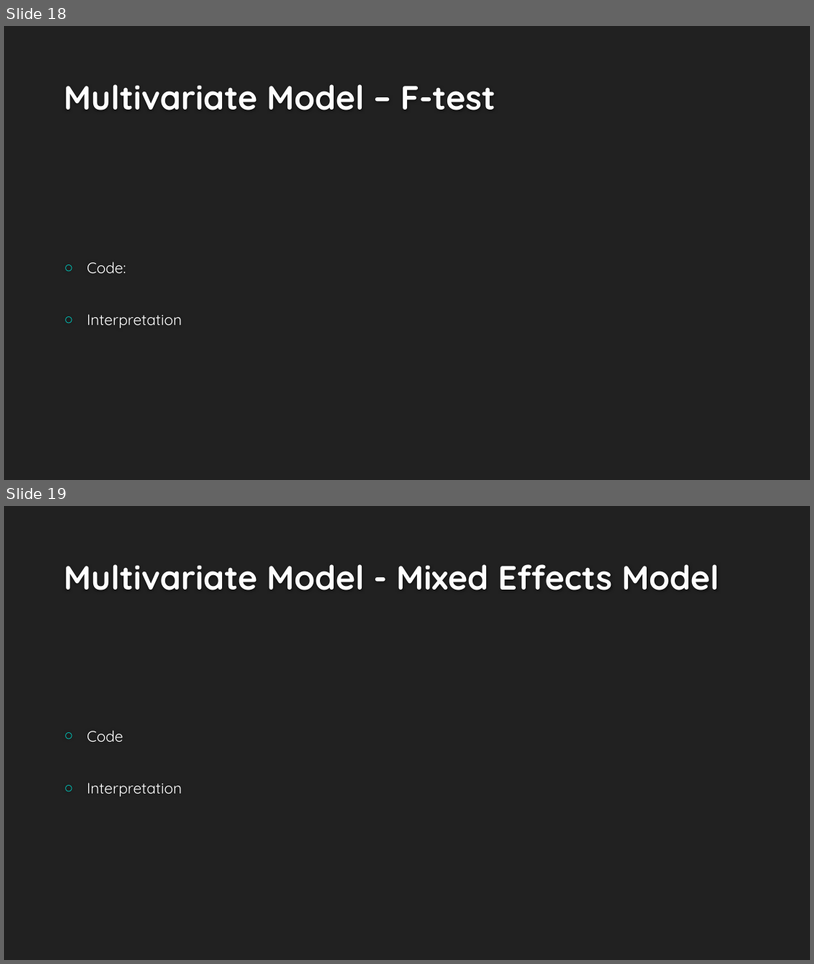
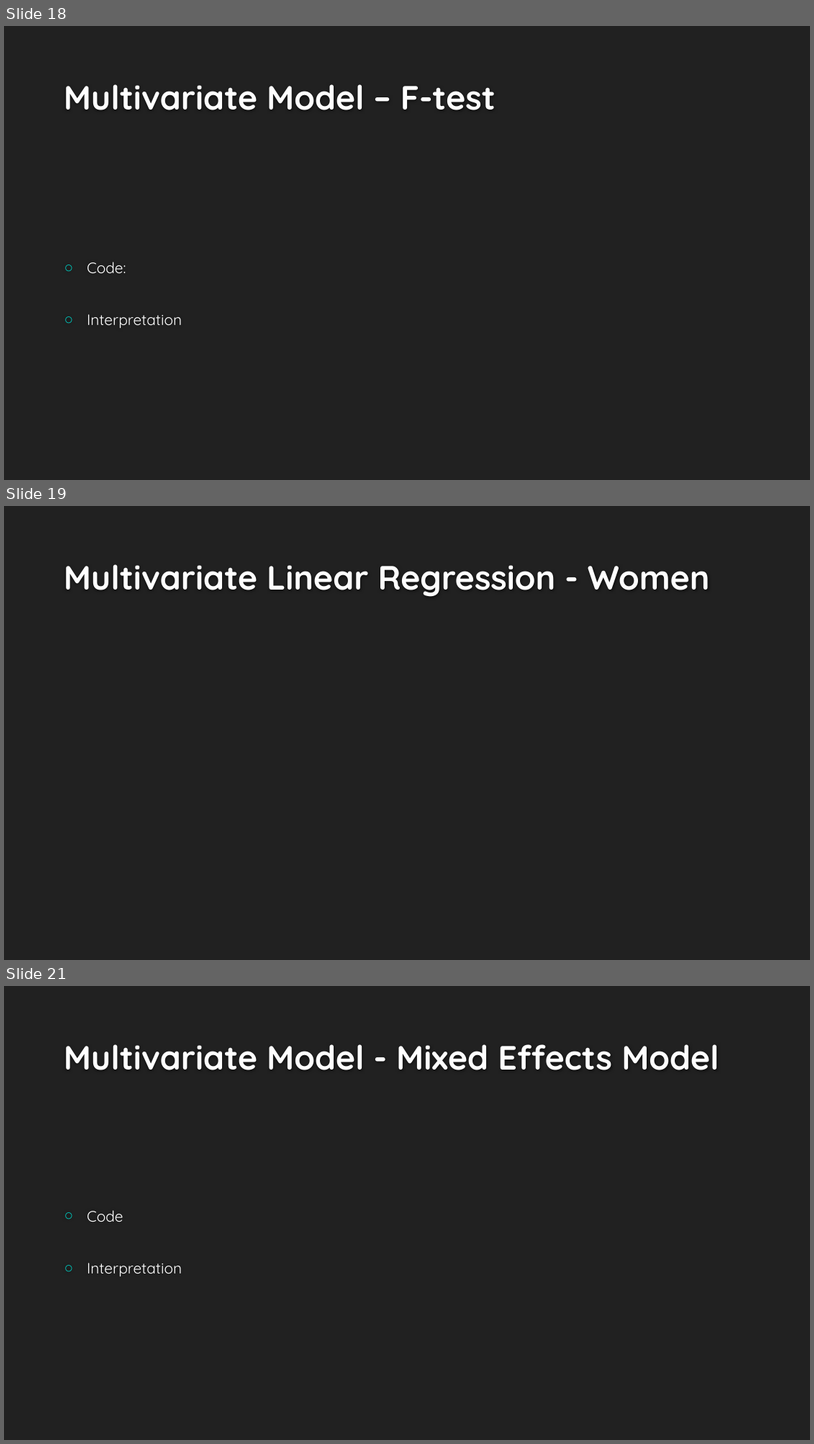
Before and after one commit to EricSchles/algorithmic_bias, a slide deck: Understanding Bias Via Interpretability.pptx. Shown one above the other, each under a label of ours: slides 18 and 19 before the commit, slides 18, 19 and 21 after it; the slides between them are not shown. The pictures are 814x964 and 814x1444 pixels, drawn with LibreOffice and Linux fonts; fonts in the diff are those of the drawing; background and template pictures are left out. Boxes give left, top, right and bottom in pixels: in the first picture for what was removed or moved away, otherwise in the second. Text is boxed around its words. In the diff, an @@ line names an element or a change of style, - is before the commit and + after.

```diff
--- a/Understanding Bias Via Interpretability.pptx
+++ b/Understanding Bias Via Interpretability.pptx
@@ slide 19 added at (x1=4, y1=506, x2=810, y2=960), background #212121 @@
@@ title added at (x1=64, y1=564, x2=710, y2=597), 40 pt, text #FEFEFE, bold @@
+Multivariate Linear Regression - Women
@@ what was slide 19 is now slide 21 @@
```
Also in this commit, not shown: 5 slides changed, 18 other slides added, 6 slides removed, 13 other files.
